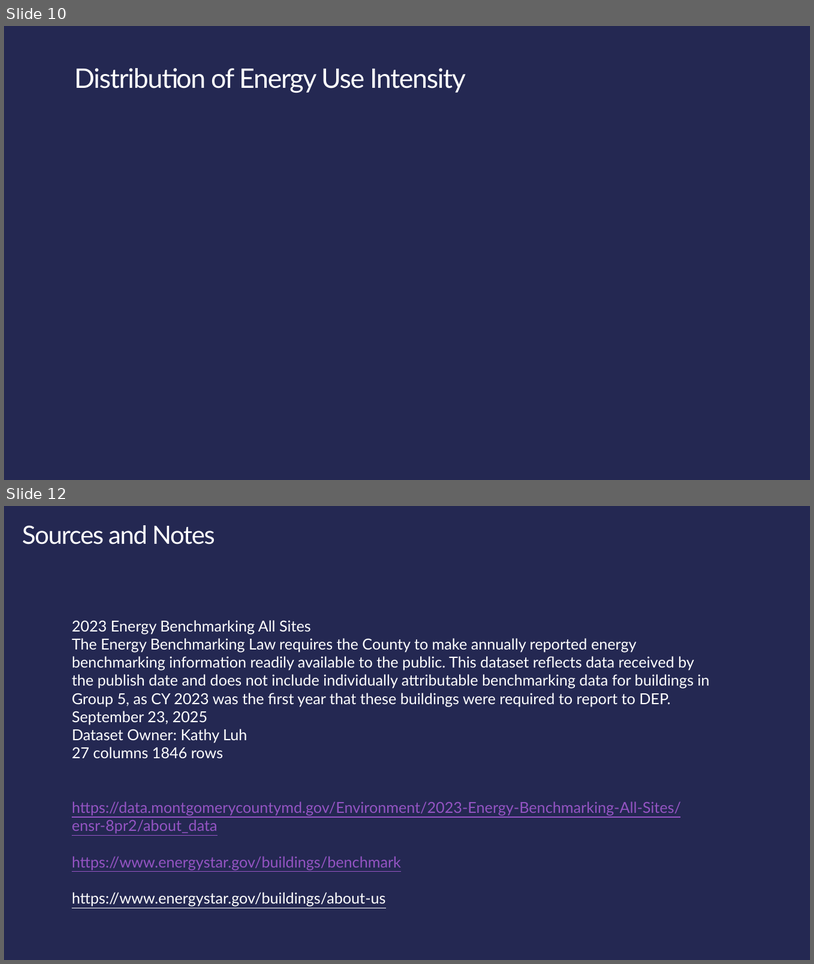
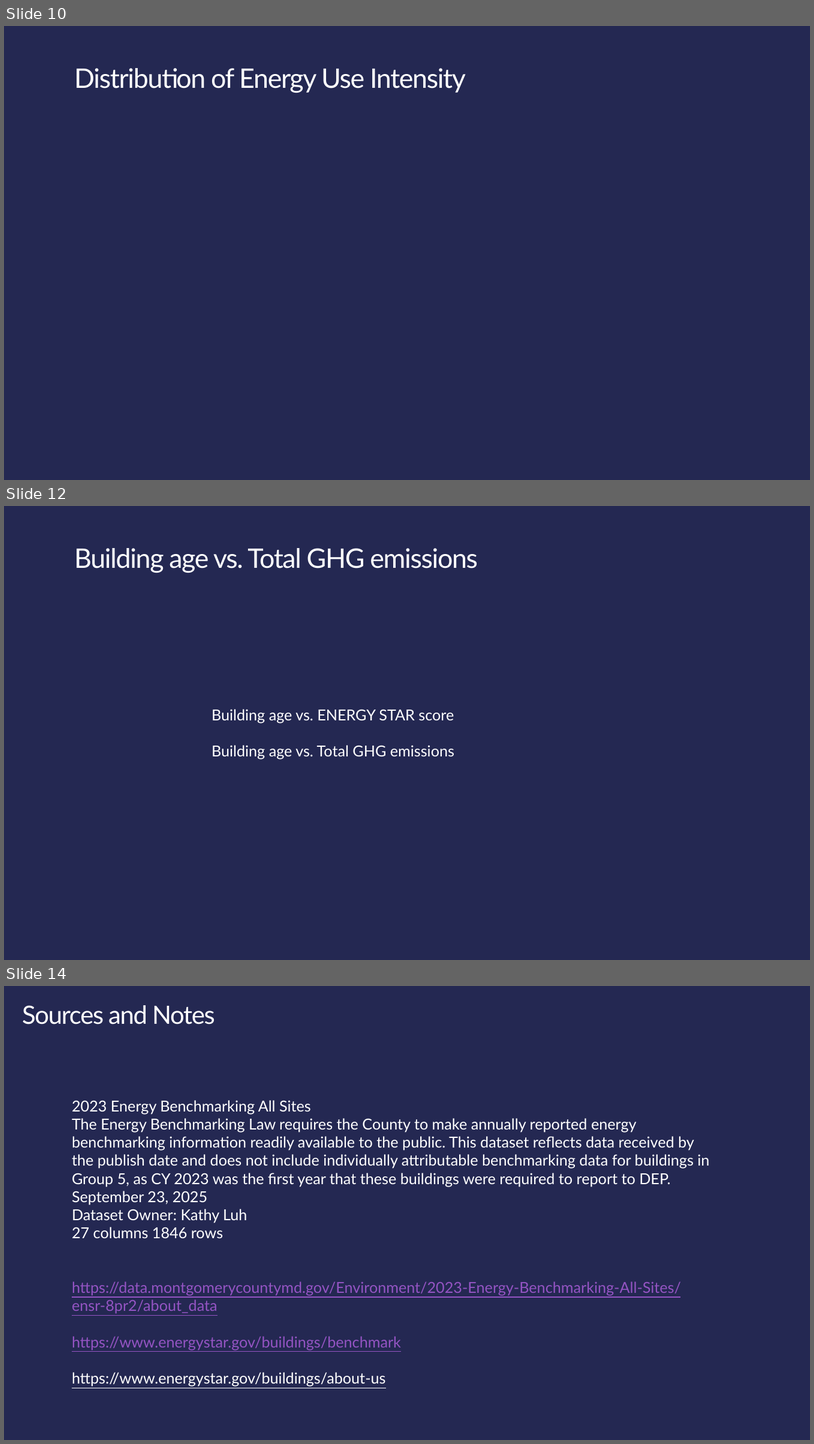
Before and after one commit to Alissa-Ouspen/data110_alissa, a slide deck: project1/Proj1_Present_Energy_Ouspenskaia.pptx. Shown one above the other, each under a label of ours: slides 10 and 12 before the commit, slides 10, 12 and 14 after it; the slides between them are not shown. The pictures are 814x964 and 814x1444 pixels, drawn with LibreOffice and Linux fonts; fonts in the diff are those of the drawing; background and template pictures are left out. Boxes give left, top, right and bottom in pixels: in the first picture for what was removed or moved away, otherwise in the second. Text is boxed around its words. In the diff, an @@ line names an element or a change of style, - is before the commit and + after.

```diff
--- a/project1/Proj1_Present_Energy_Ouspenskaia.pptx
+++ b/project1/Proj1_Present_Energy_Ouspenskaia.pptx
@@ slide 12 added at [4,506,810,960], background picture (left out) @@
@@ title added at [74,548,478,573], 32 pt, text #FFFFFF @@
+Building age vs. Total GHG emissions
@@ text added at [212,709,455,759], 18 pt, text #FFFFFF @@
+Building age vs. ENERGY STAR score
+Building age vs. Total GHG emissions
@@ what was slide 12 is now slide 14 @@
```
Also in this commit, not shown: 3 slides changed, 1 other slide added, 2 other files.
